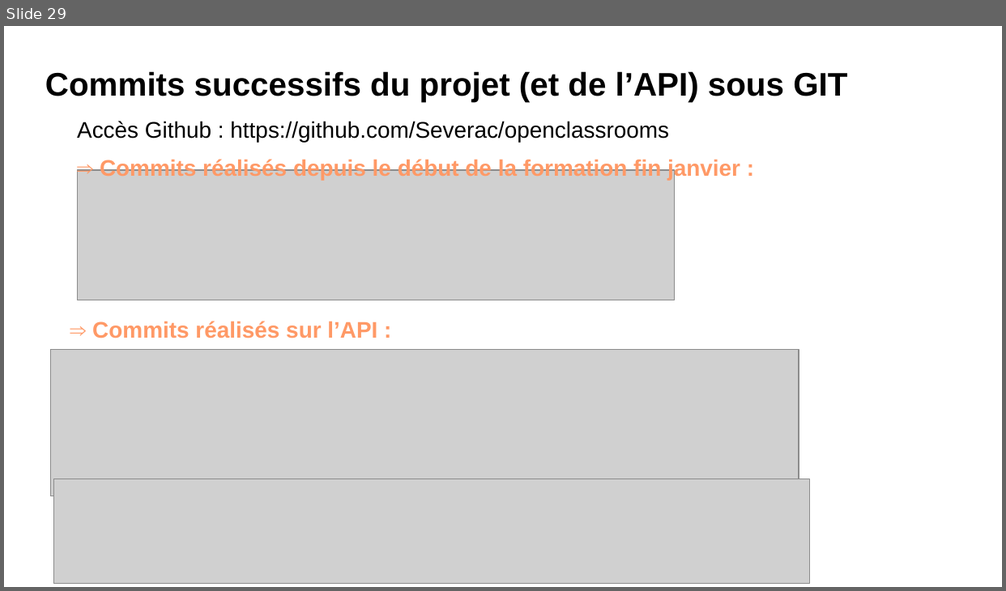
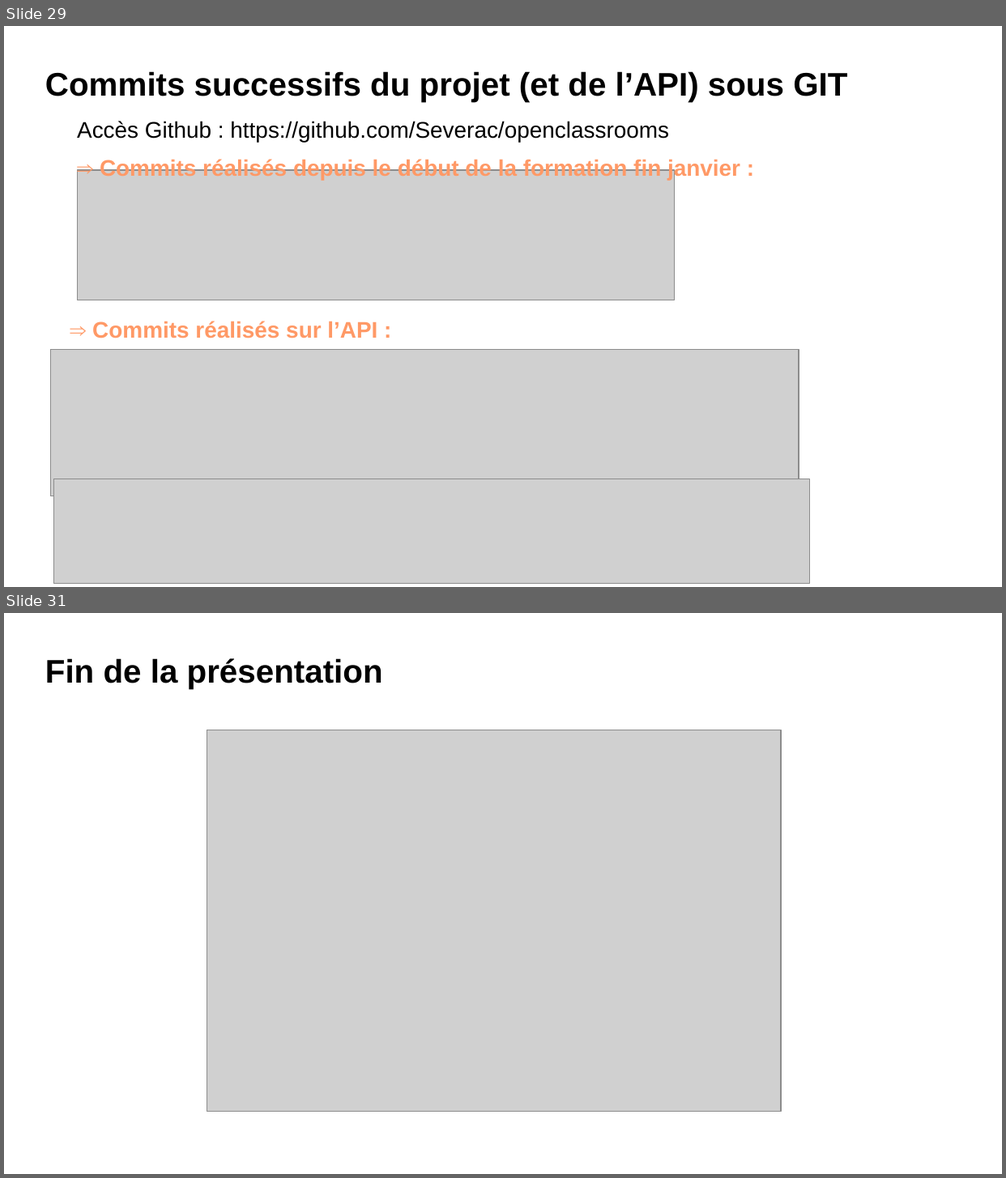
Before and after one commit to Severac/openclassrooms, a slide deck: PJ6/Presentation/PJ6_Presentation.odp. Shown one above the other, each under a label of ours: slide 29 before the commit, slides 29 and 31 after it; the slides between them are not shown. The pictures are 1006x591 and 1006x1178 pixels, drawn with LibreOffice and Linux fonts; fonts in the diff are those of the drawing; grey boxes stand for pictures. Boxes give left, top, right and bottom in pixels: in the first picture for what was removed or moved away, otherwise in the second. Text is boxed around its words. In the diff, an @@ line names an element or a change of style, - is before the commit and + after.

```diff
--- a/PJ6/Presentation/PJ6_Presentation.odp
+++ b/PJ6/Presentation/PJ6_Presentation.odp
@@ slide 31 added at [4, 613, 1002, 1174], background #FFFFFF @@
@@ text added at [45, 658, 383, 689], 26 pt, text #000000, bold @@
+Fin de la présentation
@@ picture added at [206, 730, 781, 1112] @@
```
Also in this commit, not shown: 1 other slide added, 6 other files.
